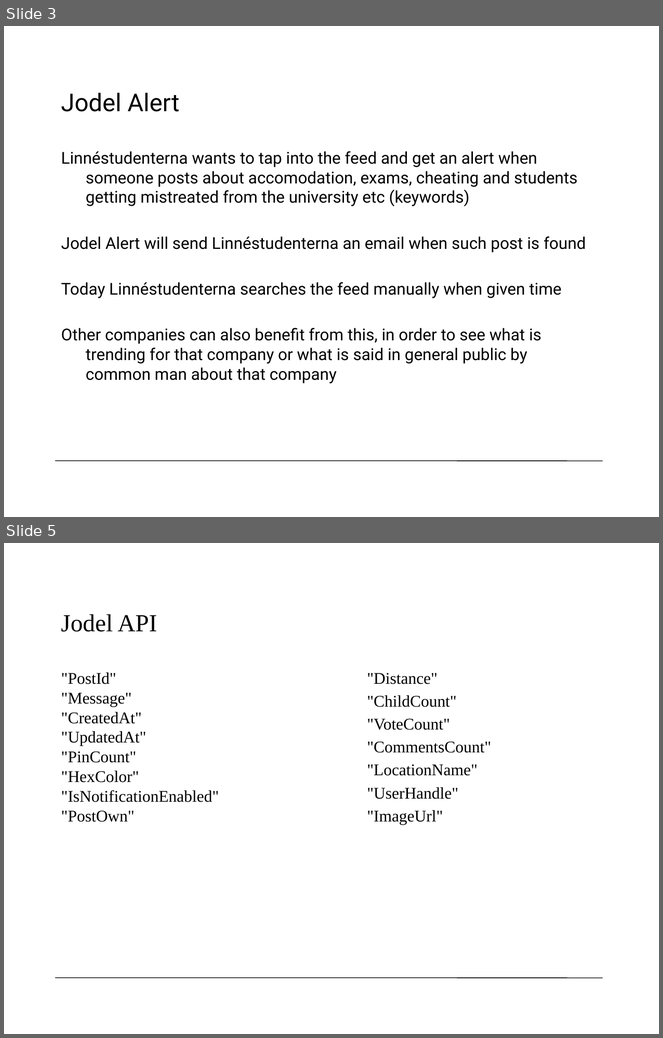
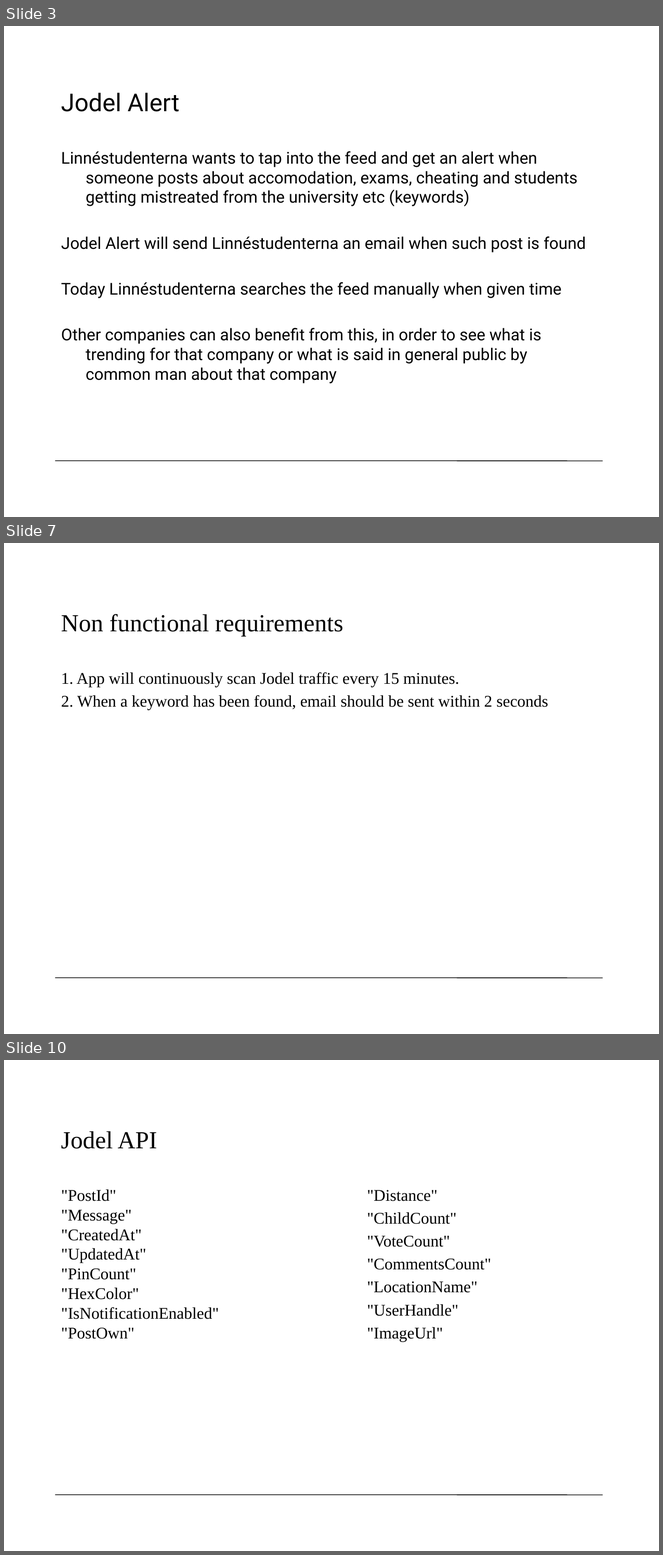
Before and after one commit to legendmcdonald/2DV603, a slide deck: JodelAlert.pptx. Shown one above the other, each under a label of ours: slides 3 and 5 before the commit, slides 3, 7 and 10 after it; the slides between them are not shown. The pictures are 663x1038 and 663x1555 pixels, drawn with LibreOffice and Linux fonts; fonts in the diff are those of the drawing; background and template pictures are left out. Boxes give left, top, right and bottom in pixels: in the first picture for what was removed or moved away, otherwise in the second. Text is boxed around its words. In the diff, an @@ line names an element or a change of style, - is before the commit and + after.

```diff
--- a/JodelAlert.pptx
+++ b/JodelAlert.pptx
@@ slide 7 added at <box>4,543,659,1034</box>, background #FFFFFF; not listed: 1 template element that a slide beside it also shows @@
@@ title added at <box>61,614,344,637</box>, 27 pt, text #000000 @@
+Non functional requirements
@@ text added at <box>61,672,548,710</box>, 18 pt, text #000000 @@
+1. App will continuously scan Jodel traffic every 15 minutes.
+2. When a keyword has been found, email should be sent within 2 seconds
@@ what was slide 5 is now slide 10 @@
```
Also in this commit, not shown: 1 slide changed, 5 other slides added, 1 slide removed, 1 other file.
